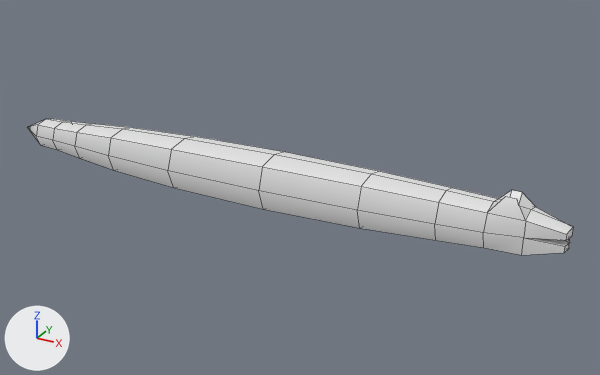
Renders of the FBX model Assets/Resources/Models/Snake/MikeSnakeV001.fbx from each side of a commit.
One viewpoint serves both versions: a 50 mm camera at (0.062, -0.1057, 0.0529) aimed at (0.0024, 0.0027, -0.0013). Every picture has the same lights, and +X, +Y and +Z are marked at lower left. Mesh edges are drawn as thin lines. Materials are left out; every surface is plain grey. Where no turn or scale is listed for an object, it has been applied to the vertices.

In view in the first picture: 'snake_01'.
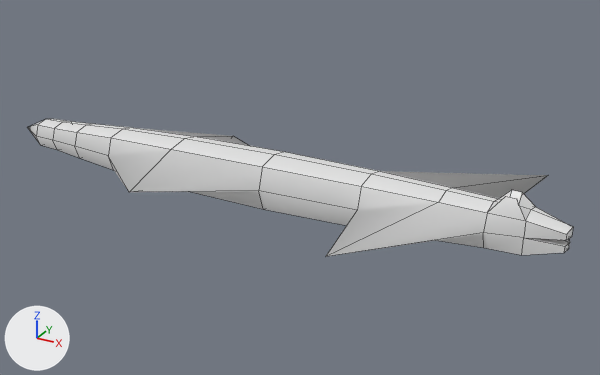
The edits, one by one:
me_mesh has 100 vertices, 102 faces and spans x -0.055..0.0458, y -0.0049..0.0049, z -0.004..0.0062.
me_mesh is used by ob_snake_01; location (0.0, 0.0, 0.0).
Part 1, on me_mesh:
Vertex 50 of me_mesh moves from (0.0278, -0.004, 0.001) at pixel (434, 224) to (0.0171, -0.0169, -0.0008) at pixel (325, 256).
Vertex 65 of me_mesh moves from (0.0278, 0.004, 0.0011) to (0.0384, 0.0169, 0.0029) at pixel (548, 175).
Part 2, on me_mesh:
Vertex 53 of me_mesh moves from (-0.0184, -0.0047, 0.0002) at pixel (167, 170) to (-0.0184, -0.0146, 0.0002) at pixel (129, 192).
Vertex 62 of me_mesh moves from (-0.0182, 0.0047, 0.0002) to (-0.0182, 0.0146, 0.0002) at pixel (233, 135).

Location of each change, [x1, y1, x2, y2] in pixels of the pictures (600 x 375 px; the box of a moved part takes in the faces that stretch with it):
'snake_01', reshaped
    before: [28, 119, 573, 255]
    after: [28, 119, 573, 256]
part 1 of me_mesh, moved or reshaped
    before: [357, 186, 487, 248]
    after: [326, 171, 548, 256]
part 2 of me_mesh, moved or reshaped
    before: [108, 138, 263, 209]
    after: [108, 128, 263, 209]
